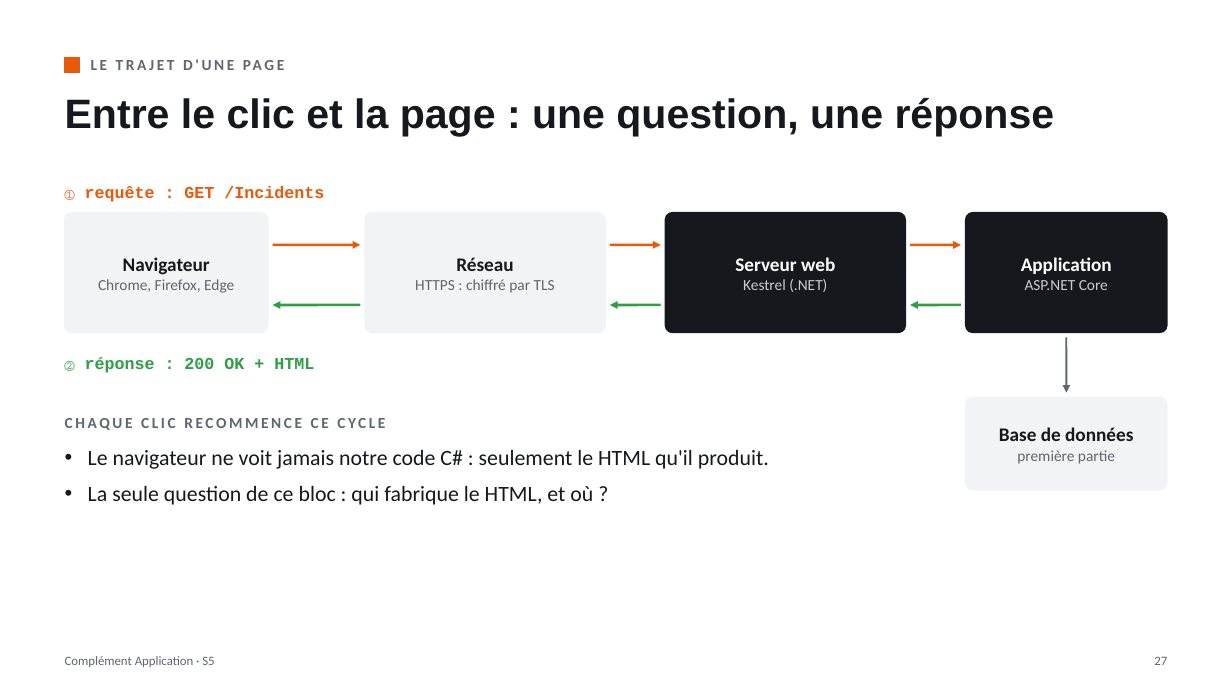
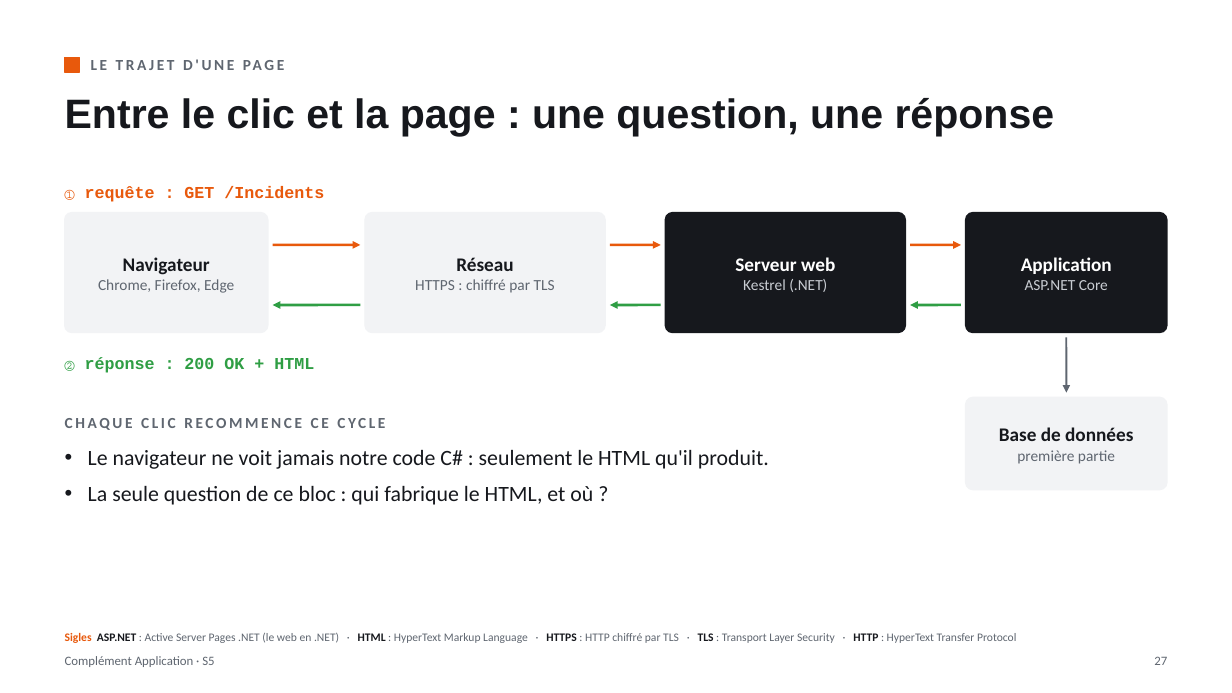
Before and after one commit to lle-condorcet/condorcet-2027, a slide deck: slide 27 of slides/LLE_CA_S05_Des_donnees_au_Web.pptx. Drawn at 1232x693 pixels with LibreOffice and Linux fonts; fonts in the diff are those of the drawing. Boxes give left, top, right and bottom in pixels: in the first picture for what was removed or moved away, otherwise in the second. Text is boxed around its words. In the diff, an @@ line names an element or a change of style, - is before the commit and + after.

```diff
--- a/slides/LLE_CA_S05_Des_donnees_au_Web.pptx
+++ b/slides/LLE_CA_S05_Des_donnees_au_Web.pptx
@@ text added at bbox=[65, 633, 1016, 643], 9 pt, text #5F6670 @@
+Sigles ASP.NET : Active Server Pages .NET (le web en .NET) · HTML : HyperText Markup Language · HTTPS : HTTP chiffré par TLS · TLS : Transport Layer Security · HTTP : HyperText Transfer Protocol
```
Also in this commit, not shown: 36 other slides changed, 4 slides added, 1 other file.
